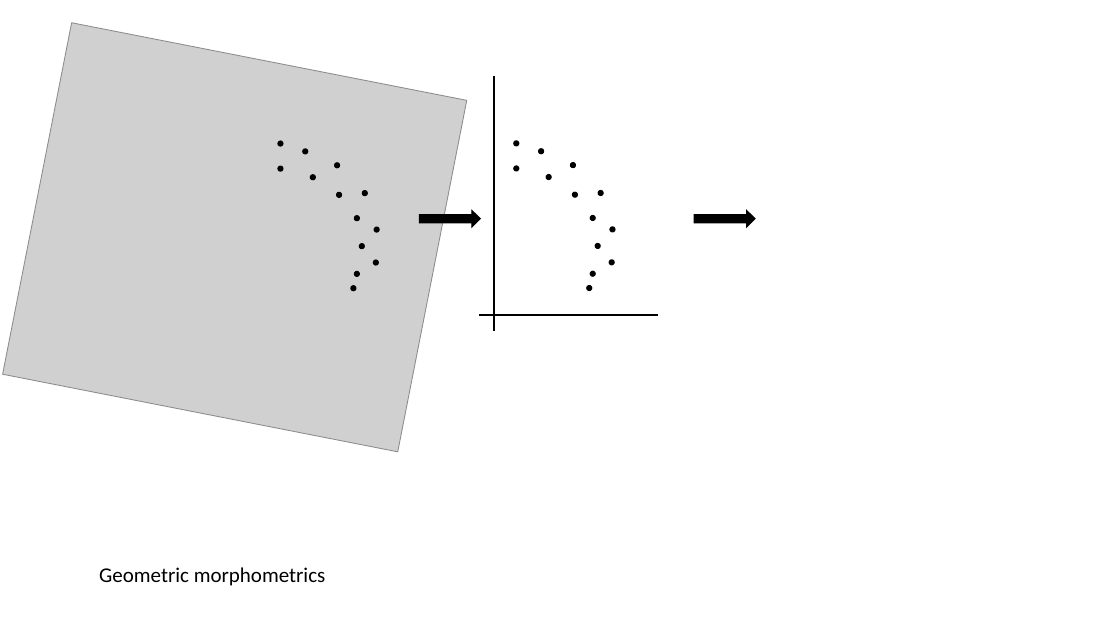
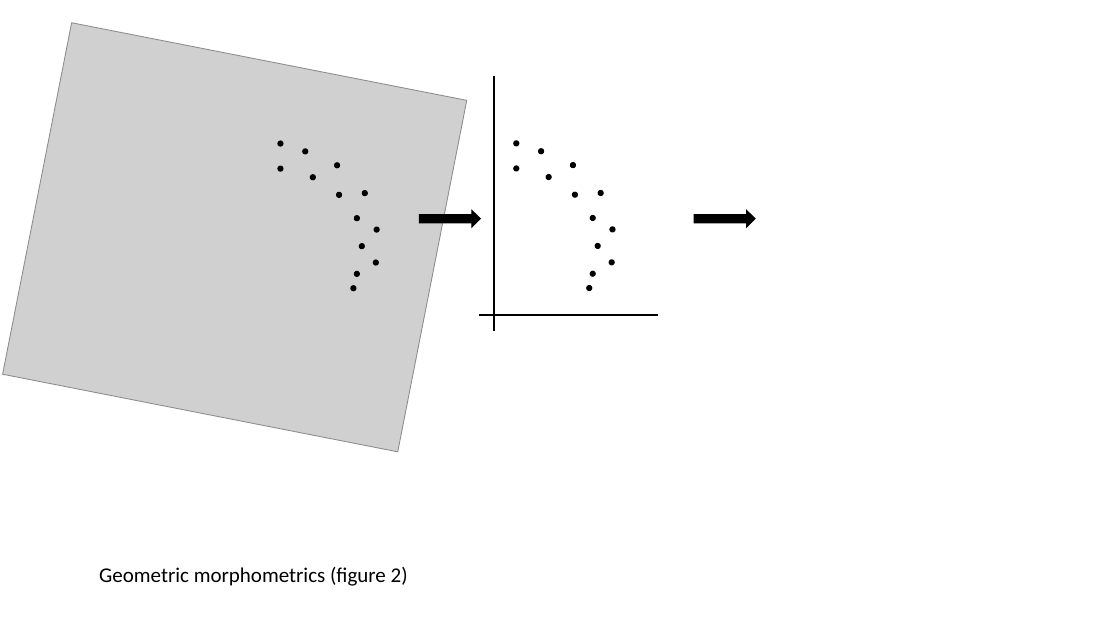
Before and after one commit to mannfred/curvature, a slide deck: slide 3 of writing/Figures/Figures.pptx. Drawn at 1120x630 pixels with LibreOffice and Linux fonts; fonts in the diff are those of the drawing; grey boxes stand for pictures. Boxes give left, top, right and bottom in pixels: in the first picture for what was removed or moved away, otherwise in the second. Text is boxed around its words. In the diff, an @@ line names an element or a change of style, - is before the commit and + after.

```diff
--- a/writing/Figures/Figures.pptx
+++ b/writing/Figures/Figures.pptx
@@ text at box(99, 567, 408, 586): text changed @@
-Geometric morphometrics
+Geometric morphometrics (figure 2)
```
Also in this commit, not shown: 2 other slides changed, 42 other files.
